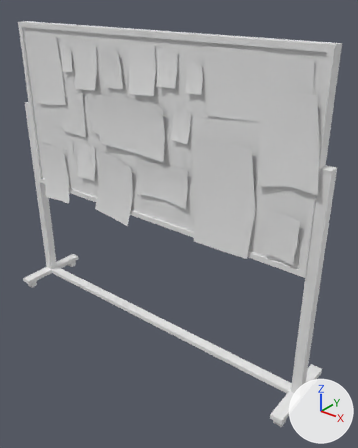
Before and after pictures for a commit that changed the FBX model Examen/Assets/Art/Props/Bulletinboard/bulletin_board.fbx.
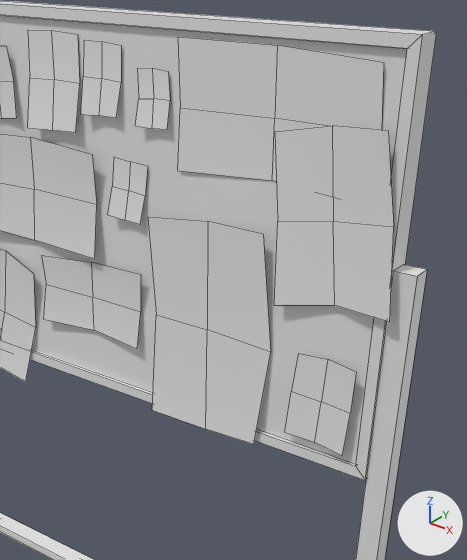
The first picture shows the older version from a 50 mm lens placed at (1.98, -2.15, 1.35), pointed at (0.2, 0.07, -0.03). The close-ups show both versions on the part from 32% to 100% of the width and 6% to 71% of the height of that picture. Lighting does not change. The marker at lower right points along +X, +Y and +Z. The close-ups show mesh edges as thin lines. Where no turn or scale is listed for an object, it has been applied to the vertices.

The first close-up shows 'Bulletin Board'.
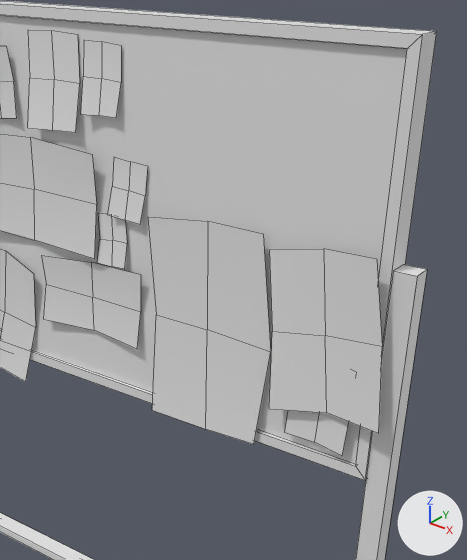
What the commit changed:
me_cube_003 has 276 vertices, 140 faces and spans x -1.17..1.17, y -0.26..0.26, z 0.0..2.0.
me_cube_003 is used by ob_bulletin_board; location (0.012, 0.011, -0.887).
me_cube_003 part 1: the loose piece of 9 vertices spanning x 0.75..1.13, y -0.06..-0.03, z 1.3..1.8 is moved by (0.02, -0.02, -0.3).
me_cube_003 part 2: the loose piece of 9 vertices spanning x 0.31..0.43, y -0.05..-0.03, z 1.71..1.87 is moved by (-0.15, 0.0, -0.43).
me_cube_003 part 3: the loose piece of 9 vertices spanning x 0.45..1.03, y -0.03, z 1.6..1.95 is deleted.

Boxes (x1, y1, x2, y2) around the edits, measured in the close-ups (467 x 560 px; the box of a moved part takes in the faces that stretch with it):
part 1 of me_cube_003, moved or reshaped: before (275, 126, 394, 322); after (269, 249, 382, 434)
part 2 of me_cube_003, moved or reshaped: before (136, 68, 170, 130); after (97, 213, 127, 269)
part 3 of me_cube_003, deleted: before (178, 37, 384, 182)
